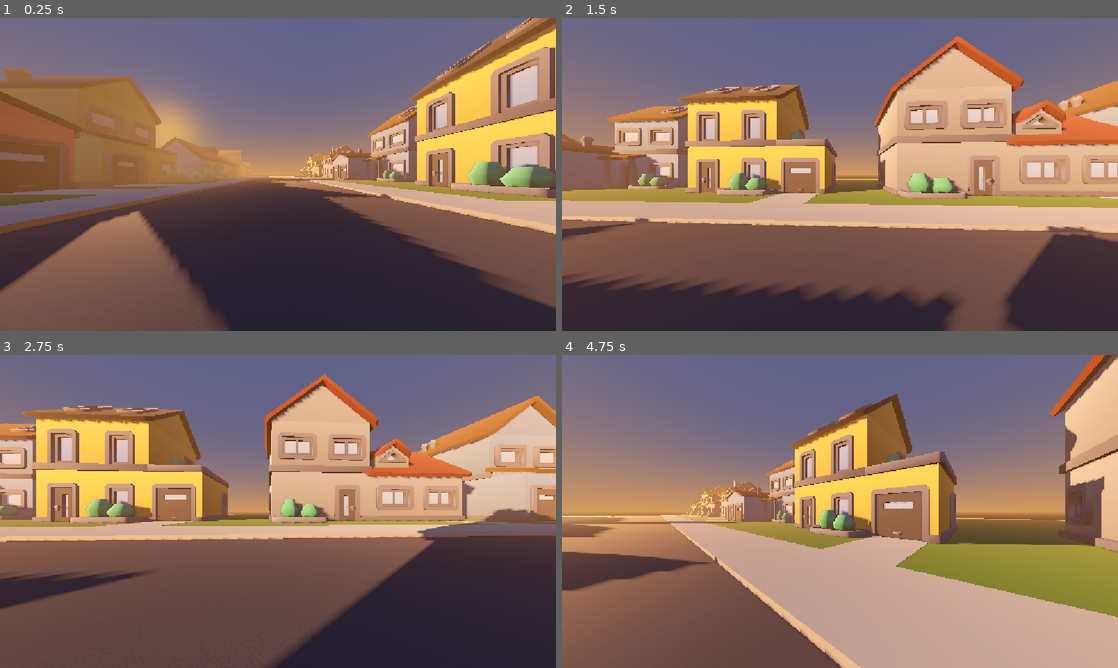
Above: before the commit, frames 1-4 (two rows, left to right).
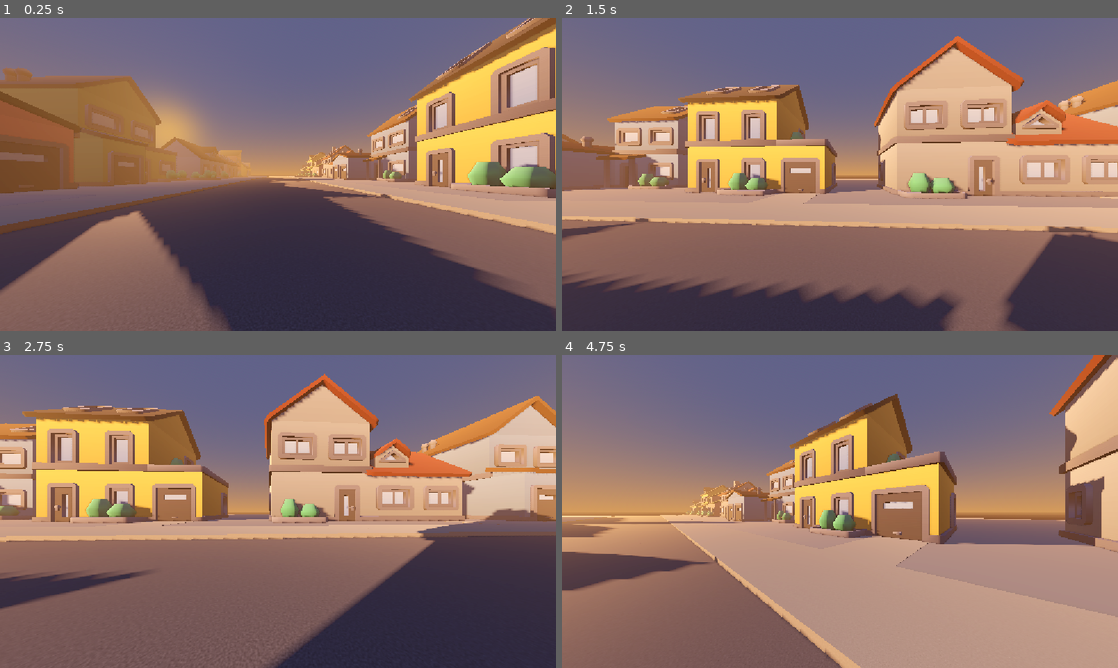
Above: after the commit, the same moments.

Repository: Concoctorydev/streetlight-static
Game: Godot game, scene res://scenes/street.tscn
Two runs of this game, one before a commit and one after it. Both use one fixed random seed, a clock stepped at 60 frames per second and the inputs below.
Inputs:
- Up to frame 1 (0.25 s): no input
- Up to frame 2 (1.5 s): hold Right (move_right) 0.53-1.28 s; tap L (look_left) at 0.6 s; tap Space (jump) at 0.77 s; hold Down (brake) from 1.28 s (still down); tap R (look_right) at 1.35 s
- Up to frame 3 (2.75 s): tap Space (jump) at 1.52 s; tap Enter at 2 s; release Down (brake) at 2.03 s; hold Right (move_right) from 2.03 s (still down); tap B (toggle_board) at 2.1 s
- Up to frame 4 (4.75 s): release Right (move_right) at 2.78 s; hold Up (move_forward) 2.78-3.53 s; tap L (look_left) at 2.85 s; tap Space (jump) at 3.02, 3.77, 4.52 s; hold Left (move_left) from 3.53 s (still down); tap R (look_right) at 3.6 s; tap B (toggle_board) at 4.35 s

The runs differ from the first frame. In frame 1, 1.3% of the frame differs, in the area x 0-100%, y 50-100%; in frame 2, 3.4%; in frame 3, 2.0%; in frame 4, 8.6%, in the area x 0-100%, y 51-100%.

Commit message:
Add ground texture for grass

Diff:
--- a/streetlight-static/assets/materials/asphalt.tres
+++ b/streetlight-static/assets/materials/asphalt.tres
@@ -1,7 +1,7 @@
 [gd_resource type="StandardMaterial3D" format=3 uid="uid://cryab0iwwu10h"]
 
 [sub_resource type="Gradient" id="Gradient_8xqkc"]
-colors = PackedColorArray(0.24313726, 0.24313726, 0.26666668, 1, 0.3372549, 0.3372549, 0.36078432, 1)
+colors = PackedColorArray(0.25688672, 0.2568879, 0.28139055, 1, 0.4770795, 0.47710717, 0.50538856, 1)
 
 [sub_resource type="FastNoiseLite" id="FastNoiseLite_c82c8"]
 frequency = 0.1
--- a/streetlight-static/assets/materials/concrete.tres
+++ b/streetlight-static/assets/materials/concrete.tres
@@ -1,7 +1,7 @@
 [gd_resource type="StandardMaterial3D" format=3 uid="uid://d2pk4wcwe8ceu"]
 
 [sub_resource type="Gradient" id="Gradient_7vr8w"]
-colors = PackedColorArray(0.6100425, 0.59389114, 0.5615911, 1, 0.7426874, 0.7276857, 0.69767904, 1)
+colors = PackedColorArray(0.4098755, 0.39574498, 0.3674917, 1, 0.8035143, 0.7910819, 0.7662063, 1)
 
 [sub_resource type="FastNoiseLite" id="FastNoiseLite_wjoh7"]
 frequency = 0.2
--- a/streetlight-static/assets/materials/grass.tres
+++ b/streetlight-static/assets/materials/grass.tres
@@ -1,17 +1,8 @@
 [gd_resource type="StandardMaterial3D" format=3 uid="uid://djrk66jlgnod7"]
 
-[sub_resource type="Gradient" id="Gradient_c82c8"]
-colors = PackedColorArray(0.28871685, 0.42372397, 0.1898683, 1, 0.37718445, 0.5376122, 0.23879397, 1)
-
-[sub_resource type="FastNoiseLite" id="FastNoiseLite_prref"]
-frequency = 0.07
-
-[sub_resource type="NoiseTexture2D" id="NoiseTexture2D_3jguq"]
-noise = SubResource("FastNoiseLite_prref")
-color_ramp = SubResource("Gradient_c82c8")
-seamless = true
+[ext_resource type="Texture2D" uid="uid://ddprscrpsofah" path="res://assets/materials/demo/assets/textures/ground037_alb_ht.png" id="1_prref"]
 
 [resource]
-albedo_texture = SubResource("NoiseTexture2D_3jguq")
+albedo_texture = ExtResource("1_prref")
 uv1_triplanar = true
 uv1_triplanar_sharpness = 0.2
Binary file added: streetlight-static/assets/materials/ground037_alb_ht.png
Not shown, added: streetlight-static/assets/materials/ground037_alb_ht.png.import
Binary file added: streetlight-static/assets/materials/rock023_alb_ht.png
Not shown, added: streetlight-static/assets/materials/rock023_alb_ht.png.import
